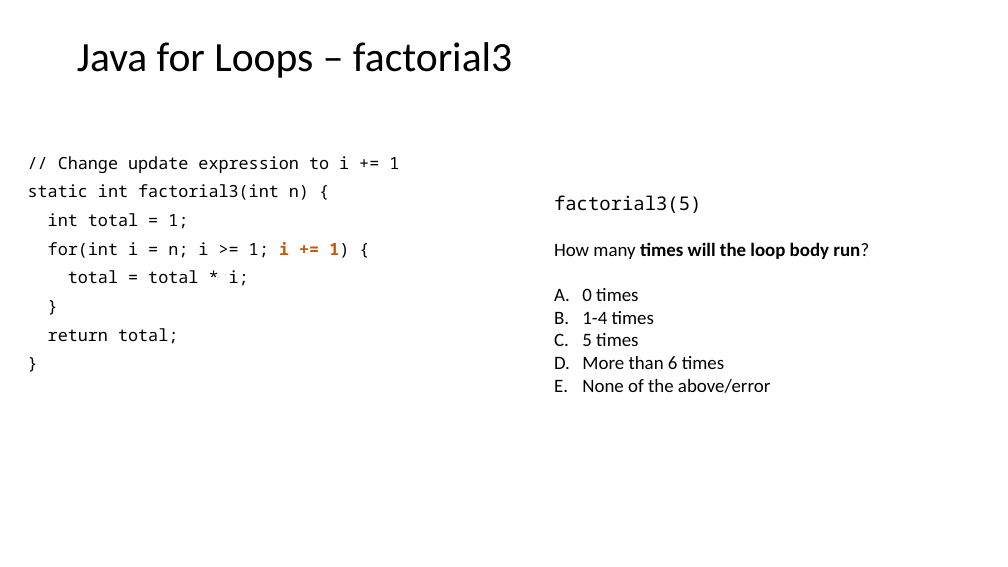
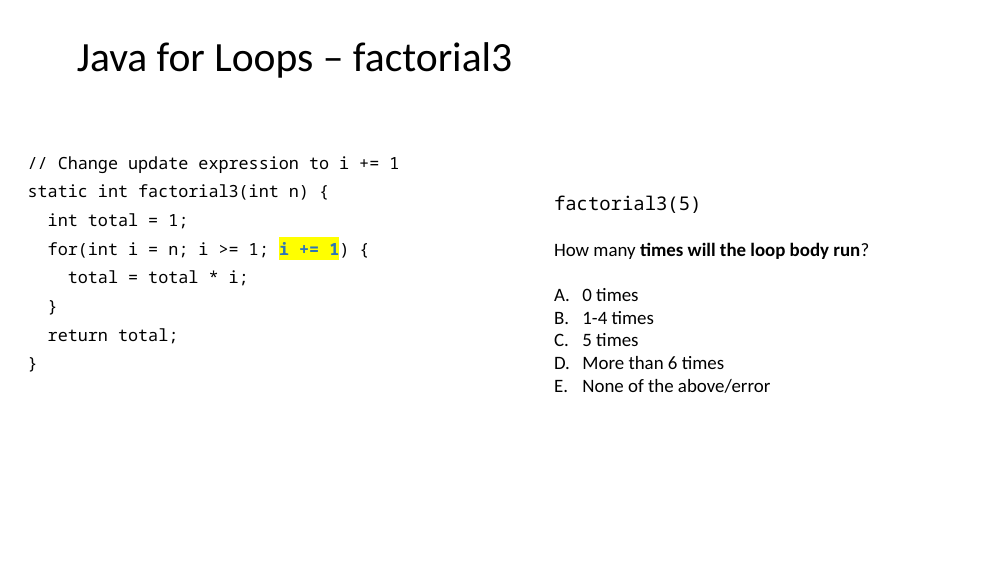
Before and after one commit to catherinefxia/ucsd-cse8a-w20.github.io, a slide deck: slide 8 of lectures/CSE8AW20-02-04-Lec9-Java-Loops-and-Arrays/CSE8AW20-02-04-Lec9-Java-Loops-and-Arrays-slides.pptx. Drawn at 1008x567 pixels with LibreOffice and Linux fonts; fonts in the diff are those of the drawing. Boxes give left, top, right and bottom in pixels: in the first picture for what was removed or moved away, otherwise in the second. Text is boxed around its words. In the diff, an @@ line names an element or a change of style, - is before the commit and + after.

```diff
--- a/lectures/CSE8AW20-02-04-Lec9-Java-Loops-and-Arrays/CSE8AW20-02-04-Lec9-Java-Loops-and-Arrays-slides.pptx
+++ b/lectures/CSE8AW20-02-04-Lec9-Java-Loops-and-Arrays/CSE8AW20-02-04-Lec9-Java-Loops-and-Arrays-slides.pptx
@@ text at box(48, 239, 349, 260): text colour #C55A11 to #2E75B6, highlight none to #FFFF00 in "i += 1)" @@
```
Also in this commit, not shown: 7 other slides changed, 5 other files.
